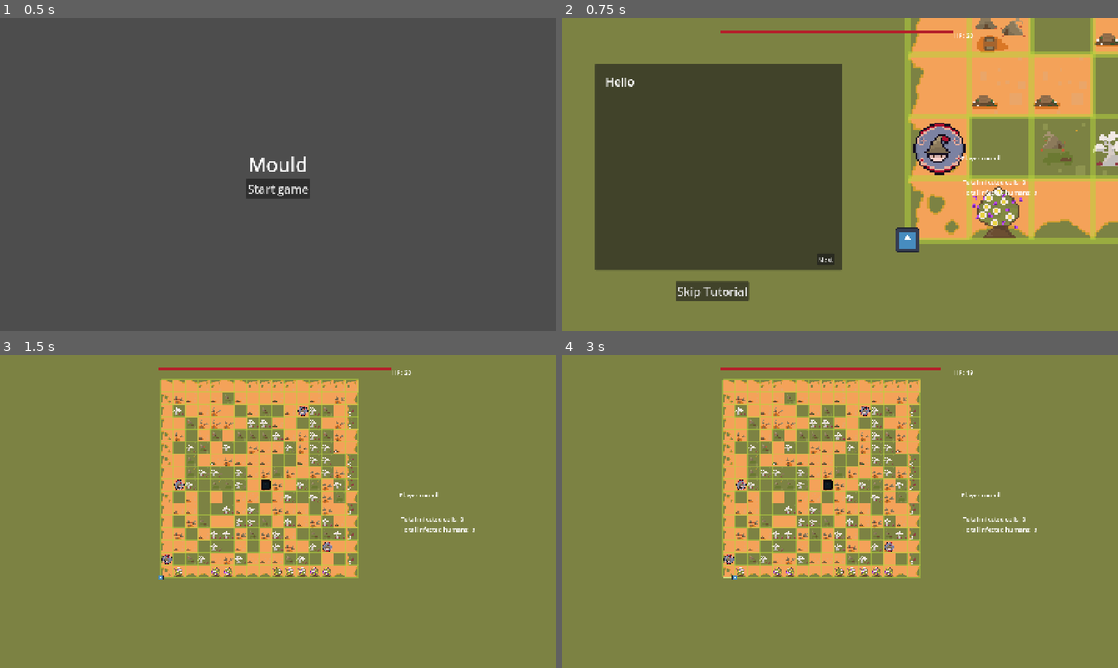
Above: before the commit, frames 1-4 (two rows, left to right).
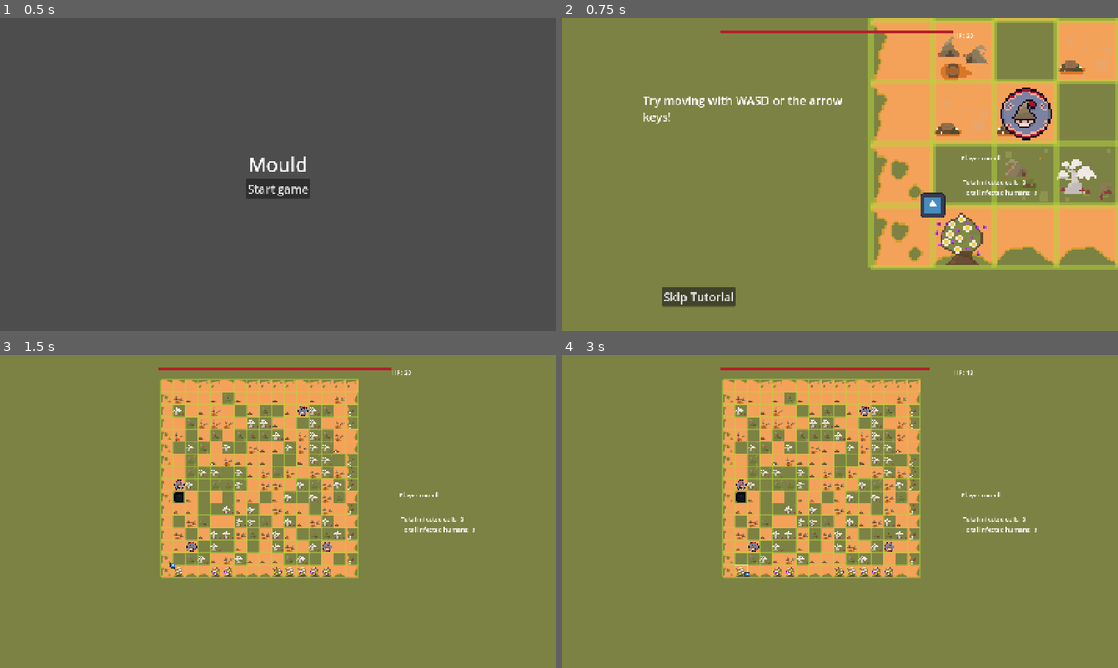
Above: after the commit, the same moments.

Repository: Sooshimi/mould
Game: Godot game, scene res://scenes/main.tscn
The game is run twice, just before and just after one commit, with the same random seed, the same clock (stepped at 60 frames per second) and the same inputs. The engine's default icon, where the game draws it, is replaced by a stand-in: a white triangle on a blue panel in a dark square. Sound files missing from this copy of the repository are replaced by a short silence.
Inputs:
- Up to frame 1 (0.5 s): no input
- Up to frame 2 (0.75 s): click "Start game" at 0.5 s
- Up to frame 3 (1.5 s): click "Skip Tutorial" at 1.25 s
- Up to frame 4 (3 s): tap Enter at 2 s; hold D (right) 2.03-2.78 s; tap Space at 2.75 s; hold S (down) from 2.78 s (still down)

Frame 1 is identical in both runs. In frame 2, 57% of the frame differs, in the area x 5-100%, y 0-93%; in frame 3, 0.2%; in frame 4, 0.3%.

Commit message:
tutorial and fix wolves

Diff:
--- a/scenes/characters/human.tscn
+++ b/scenes/characters/human.tscn
@@ -65,5 +65,6 @@
 hit_from_inside = true
 collide_with_areas = true
 
-[connection signal="body_entered" from="DetectArea" to="." method="_on_wolf_detect_area_body_entered"]
+[connection signal="body_entered" from="DetectArea" to="." method="_on_detect_area_body_entered"]
+[connection signal="body_exited" from="DetectArea" to="." method="_on_detect_area_body_exited"]
 [connection signal="body_entered" from="KilledArea" to="." method="_on_killed_area_body_entered"]
--- a/scenes/game.tscn
+++ b/scenes/game.tscn
@@ -96,10 +96,10 @@
 LINE_WIDTH = 5
 
 [node name="Slime" parent="." instance=ExtResource("4_kvpfn")]
-position = Vector2(416, 576)
+position = Vector2(448, 544)
 
 [node name="Human" parent="." instance=ExtResource("5_dinhu")]
-position = Vector2(432, 528)
+position = Vector2(496, 496)
 
 [node name="Human2" parent="." instance=ExtResource("5_dinhu")]
 position = Vector2(464, 336)
@@ -111,7 +111,7 @@
 position = Vector2(784, 144)
 
 [node name="Wolf" parent="." instance=ExtResource("6_kvuet")]
-position = Vector2(688, 336)
+position = Vector2(464, 368)
 
 [node name="GridBoundaryLeft" type="Area2D" parent="."]
 position = Vector2(392, 36)
@@ -142,6 +142,6 @@
 shape = SubResource("RectangleShape2D_tipki")
 
 [node name="Camera2D" type="Camera2D" parent="."]
-position = Vector2(381, 542)
+position = Vector2(400, 528)
 enabled = false
 zoom = Vector2(5, 5)
--- /dev/null
+++ b/scenes/ui/tutorial_ui.tscn
@@ -0,0 +1,57 @@
+[gd_scene load_steps=2 format=3 uid="uid://cd0e3v0crc2nt"]
+
+[ext_resource type="Script" uid="uid://dxwt1oggvfoyv" path="res://scripts/ui/tutorial_ui.gd" id="1_1s6jd"]
+
+[node name="TutorialUI" type="Control"]
+layout_mode = 3
+anchors_preset = 0
+offset_right = 190.0
+offset_bottom = 54.0
+script = ExtResource("1_1s6jd")
+
+[node name="DialogueBox" type="Panel" parent="."]
+layout_mode = 0
+offset_left = 59.0
+offset_top = 57.0
+offset_right = 249.0
+offset_bottom = 57.0
+
+[node name="DialogueText" type="RichTextLabel" parent="DialogueBox"]
+layout_mode = 0
+offset_left = 27.0
+offset_top = 24.0
+offset_right = 619.0
+offset_bottom = 471.0
+theme_override_font_sizes/normal_font_size = 30
+theme_override_font_sizes/bold_font_size = 30
+theme_override_font_sizes/bold_italics_font_size = 30
+theme_override_font_sizes/italics_font_size = 30
+theme_override_font_sizes/mono_font_size = 30
+text = "test"
+
+[node name="NextButton" type="Button" parent="DialogueBox"]
+layout_mode = 1
+anchors_preset = 3
+anchor_left = 1.0
+anchor_top = 1.0
+anchor_right = 1.0
+anchor_bottom = 1.0
+offset_left = -36.0
+offset_top = 363.0
+offset_right = 9.0
+offset_bottom = 394.0
+grow_horizontal = 0
+grow_vertical = 0
+text = "Okay"
+
+[node name="SkipTutorialButton" type="Button" parent="."]
+layout_mode = 0
+offset_left = 136.0
+offset_top = 586.0
+offset_right = 326.0
+offset_bottom = 636.0
+theme_override_font_sizes/font_size = 30
+text = "Skip Tutorial"
+
+[connection signal="pressed" from="DialogueBox/NextButton" to="." method="_on_next_button_pressed"]
+[connection signal="pressed" from="SkipTutorialButton" to="." method="_on_skip_tutorial_button_pressed"]
--- a/scenes/ui/ui.tscn
+++ b/scenes/ui/ui.tscn
@@ -1,8 +1,9 @@
-[gd_scene load_steps=4 format=3 uid="uid://bnx3m6tx4tt5v"]
+[gd_scene load_steps=5 format=3 uid="uid://bnx3m6tx4tt5v"]
 
 [ext_resource type="Script" uid="uid://ft1a6nxi1yq5" path="res://scripts/ui/ui.gd" id="1_u7n8c"]
 [ext_resource type="Texture2D" uid="uid://cyadg0wytch7d" path="res://assets/hp_bar.png" id="2_f5cxw"]
 [ext_resource type="Texture2D" uid="uid://bdlslmysd32e6" path="res://assets/infected_cells_bar.png" id="3_aac20"]
+[ext_resource type="PackedScene" uid="uid://cd0e3v0crc2nt" path="res://scenes/ui/tutorial_ui.tscn" id="4_g5kmx"]
 
 [node name="UI" type="Control"]
 layout_mode = 3
@@ -57,49 +58,9 @@
 layout_mode = 2
 text = "Total infected humans: 0"
 
-[node name="SkipTutorialButton" type="Button" parent="."]
+[node name="TutorialUI" parent="." instance=ExtResource("4_g5kmx")]
 layout_mode = 0
-offset_left = 294.0
-offset_top = 682.0
-offset_right = 484.0
-offset_bottom = 732.0
-theme_override_font_sizes/font_size = 30
-text = "Skip Tutorial"
-
-[node name="DialogueBox" type="Panel" parent="."]
-layout_mode = 0
-offset_left = 85.0
-offset_top = 119.0
-offset_right = 725.0
-offset_bottom = 653.0
-
-[node name="DialogueText" type="RichTextLabel" parent="DialogueBox"]
-layout_mode = 0
-offset_left = 27.0
-offset_top = 24.0
-offset_right = 619.0
-offset_bottom = 471.0
-theme_override_font_sizes/normal_font_size = 30
-theme_override_font_sizes/bold_font_size = 30
-theme_override_font_sizes/bold_italics_font_size = 30
-theme_override_font_sizes/italics_font_size = 30
-theme_override_font_sizes/mono_font_size = 30
-text = "test"
-
-[node name="NextButton" type="Button" parent="DialogueBox"]
-layout_mode = 1
-anchors_preset = 3
-anchor_left = 1.0
-anchor_top = 1.0
-anchor_right = 1.0
-anchor_bottom = 1.0
-offset_left = -65.0
-offset_top = -44.0
-offset_right = -20.0
-offset_bottom = -13.0
-grow_horizontal = 0
-grow_vertical = 0
-text = "Next"
-
-[connection signal="pressed" from="SkipTutorialButton" to="." method="_on_skip_tutorial_button_pressed"]
-[connection signal="pressed" from="DialogueBox/NextButton" to="." method="_on_next_button_pressed"]
+offset_left = 123.0
+offset_top = 111.0
+offset_right = 313.0
+offset_bottom = 165.0
--- a/scripts/characters/human.gd
+++ b/scripts/characters/human.gd
@@ -45,9 +45,12 @@
 	sprite_node_position_tween.tween_property(self, "global_position", target_position, walk_speed).set_trans(Tween.TRANS_SINE)
 	TurnManager.enemy_turn_end()
 
-func _on_wolf_detect_area_body_entered(_body: Wolf) -> void:
-	caught_by_wolf = true
-
 func _on_killed_area_body_entered(body: Wolf):
 	body.play_kill_audio()
 	queue_free()
+
+func _on_detect_area_body_entered(_body: Wolf) -> void:
+	caught_by_wolf = true
+
+func _on_detect_area_body_exited(_body: Wolf):
+	caught_by_wolf = false
--- a/scripts/characters/slime.gd
+++ b/scripts/characters/slime.gd
@@ -36,11 +36,13 @@
 		hp = new_value
 		TurnManager.hp_updated.emit(hp)
 		TurnManager.check_hp(hp)
+var disable_move := false
 
 func _ready() -> void:
 	slime_path.add_point(global_position)
 	TurnManager.connect("infected_humans_changed", increase_hp_from_humans)
 	TurnManager.connect("increase_hp_from_infected_cells", increase_hp_from_cells)
+	TurnManager.connect("stop_slime_move", disable_movement)
 	TurnManager.max_hp_updated.emit(max_hp)
 	TurnManager.hp_updated.emit(hp)
 
@@ -64,7 +66,7 @@
 			move(Vector2(1.0, 0.0))
 
 func move(direction: Vector2) -> void:
-	if TurnManager.current_state == 1:
+	if TurnManager.current_state == 1 and !disable_move:
 		hp -= 1
 		TurnManager.check_slime_moves_and_hp_left()
 		var target_position = global_position + (direction * tile_size)
@@ -80,3 +82,7 @@
 		var random_sfx_index = randi() % slime_move_sfx_list.size()
 		slime_move_sfx.stream = slime_move_sfx_list[random_sfx_index]
 		slime_move_sfx.play()
+
+func disable_movement(toggle: bool) -> void:
+	print("paused", toggle)
+	disable_move  = toggle
--- a/scripts/globals/TurnManager.gd
+++ b/scripts/globals/TurnManager.gd
@@ -7,8 +7,8 @@
 var current_state = TurnState.SLIME_TURN_START
 
 const tutorial_total_cells := 9
-const tutorial_infected_cells_target := 6 # out of 256 (75%)
-const level_1_total_cells := 256
+const tutorial_infected_cells_target := 2 # out of 256 (75%)
+const level_1_total_cells := 128
 const level_1_infected_cells_target := 192 # out of 256 (75%)
 
 var total_cells: int
@@ -19,7 +19,7 @@
 const slime_moves_left_default := 5
 var slime_moves_left: int
 var checked_hp: int = 1 # so it doesn't trigger check_slime_moves_and_hp_left() on game start
-const infected_cells_milestone := 3 # increase HP for every n cells infected
+const infected_cells_milestone := 2 # increase HP for every n cells infected
 
 signal slime_round_start
 signal slime_round_end
@@ -37,6 +37,7 @@
 
 signal tutorial_start
 signal game_start
+signal stop_slime_move(toggle)
 
 func start_tutorial() -> void:
 	total_cells = tutorial_total_cells
@@ -56,7 +57,7 @@
 	slime_moves_left = slime_moves_left_default
 	slime_round_start.emit() # Update UI text
 
-	await get_tree().create_timer(1.0).timeout
+	await get_tree().create_timer(0.5).timeout
 	slime_action()
 
 func slime_action() -> void:
@@ -67,7 +68,7 @@
 	print("slime turn end")
 	current_state = TurnState.SLIME_TURN_END
 
-	await get_tree().create_timer(1.0).timeout
+	await get_tree().create_timer(0.5).timeout
 	enemy_turn_start()
 
 func enemy_turn_start() -> void:
@@ -75,7 +76,7 @@
 	current_state = TurnState.ENEMY_TURN_START
 	enemy_round_start.emit() # Update UI text
 
-	await get_tree().create_timer(1.0).timeout
+	await get_tree().create_timer(0.5).timeout
 	enemy_action()
 
 func enemy_action() -> void:
@@ -88,7 +89,7 @@
 	# Enemy script to call this func
 	current_state = TurnState.ENEMY_TURN_END
 
-	await get_tree().create_timer(1.0).timeout
+	await get_tree().create_timer(0.5).timeout
 
 	if checked_hp == 0 and (total_infected_cells < infected_cells_target):
 		lose_end_game()
--- /dev/null
+++ b/scripts/ui/tutorial_ui.gd
@@ -0,0 +1,61 @@
+extends Control
+
+const dialogue = [
+	"",
+	"Try moving with WASD or the arrow keys!",
+	"Great! Did you notice the top red HP bar go down? It goes down by 1 HP every time you move, so watch your HP!\n\nFor every 5 moves you make, humans on the board will move 1 square too!\n\nYou can infect a piece of the ground by moving around all its edges. Try it!",
+	"Nice job, you just infected your first bit of ground! This is also indicated by the green bar at the top, just below your HP bar.\n\nThe aim of the game is to infect 50% of the ground. You can also infect humans by moving around the uninfected ground they're stood on. Infected humans can spread the infection, so they will be useful!\n\nTry infecting another ground, or a human!",
+	"Perfect. There's a few more things to mention:\n\n- Wolves can kill humans. You can kill wolves by moving around the ground they're stood on.\n\n- You can gain HP by infecting humans, and for every 2 cells infected!"
+]
+
+var current_dialogue_index := 0
+var tutorial_step := 0
+
+func _ready() -> void:
+	next_dialogue()
+	TurnManager.connect("tutorial_start", update_dialogue)
+	TurnManager.connect("hp_updated", step_1_player_moved)
+	TurnManager.connect("infected_cells_changed", step_3_infect_cell)
+	#TurnManager.connect("infected_humans_changed", on_infected_humans_changed)
+	$DialogueBox/NextButton.hide()
+
+func update_dialogue() -> void:
+	if current_dialogue_index < dialogue.size():
+		$DialogueBox/DialogueText.text = dialogue[current_dialogue_index]
+		if current_dialogue_index == dialogue.size() - 1:
+			$DialogueBox/NextButton.hide()
+
+func _on_skip_tutorial_button_pressed():
+	TurnManager.stop_slime_move.emit(false)
+	TurnManager.current_level = 1
+	TurnManager.start_game()
+	$SkipTutorialButton.hide()
+	$DialogueBox.hide()
+
+func step_1_player_moved(_new_value) -> void:
+	if TurnManager.current_level != 1:
+		if tutorial_step < 2:
+			tutorial_step += 1
+		if tutorial_step == 2:
+			next_dialogue()
+			pause_and_create_next_button_timer()
+
+func step_3_infect_cell(_new_value) -> void:
+	if TurnManager.current_level != 1:
+		tutorial_step += 1
+		next_dialogue()
+		pause_and_create_next_button_timer()
+
+func pause_and_create_next_button_timer() -> void:
+	TurnManager.stop_slime_move.emit(true)
+	await get_tree().create_timer(2.0).timeout
+	$DialogueBox/NextButton.show()
+
+func next_dialogue() -> void:
+	current_dialogue_index += 1
+	update_dialogue()
+
+func _on_next_button_pressed():
+	TurnManager.stop_slime_move.emit(false)
+	$DialogueBox/NextButton.hide()
+	tutorial_step += 1
--- a/scripts/ui/ui.gd
+++ b/scripts/ui/ui.gd
@@ -1,11 +1,4 @@
 extends Control
-
-const dialogue = [
-	"Hello",
-	"Goodbye"
-]
-
-var current_dialogue_index := 0
 
 func _ready() -> void:
 	TurnManager.connect("hp_updated", on_hp_updated)
@@ -17,7 +10,6 @@
 	TurnManager.connect("lose", on_lose)
 	TurnManager.connect("win", on_win)
 	TurnManager.connect("tutorial_start", update_infected_cells_bar)
-	TurnManager.connect("tutorial_start", update_dialogue)
 	TurnManager.connect("game_start", update_infected_cells_bar)
 
 func update_infected_cells_bar() -> void:
@@ -48,18 +40,3 @@
 
 func on_win() -> void:
 	$TurnLabel.text = "You win!"
-
-func _on_skip_tutorial_button_pressed():
-	TurnManager.start_game()
-	$SkipTutorialButton.hide()
-	$DialogueBox.hide()
-
-func update_dialogue() -> void:
-	if current_dialogue_index < dialogue.size():
-		$DialogueBox/DialogueText.text = dialogue[current_dialogue_index]
-		if current_dialogue_index == dialogue.size() - 1:
-			$DialogueBox/NextButton.hide()
-
-func _on_next_button_pressed():
-	current_dialogue_index += 1
-	update_dialogue()
Not shown, added: scripts/ui/tutorial_ui.gd.uid
